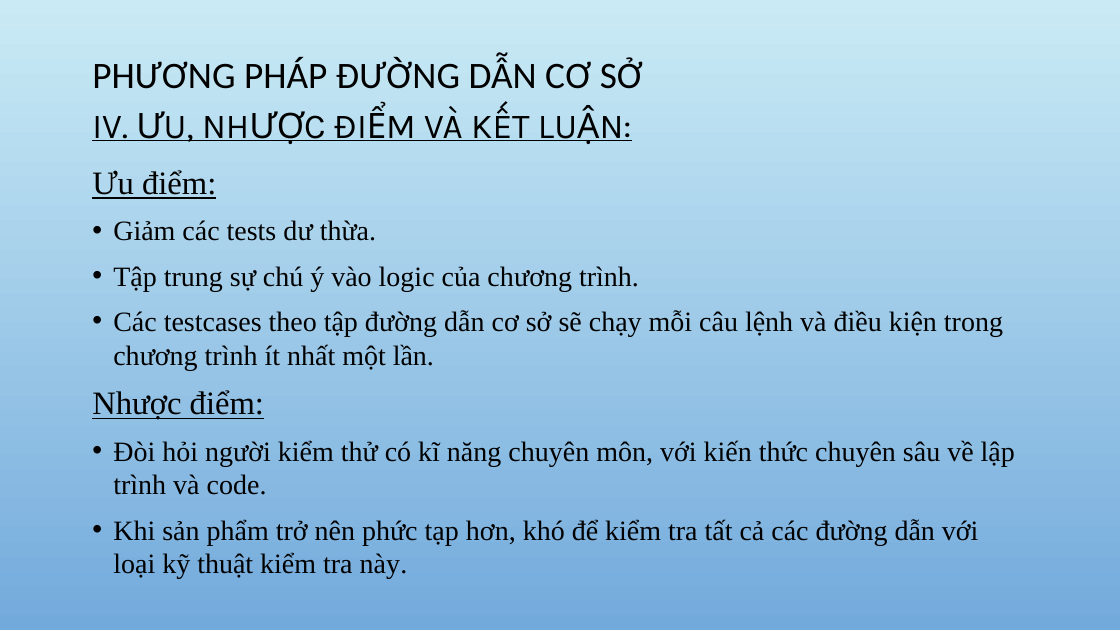
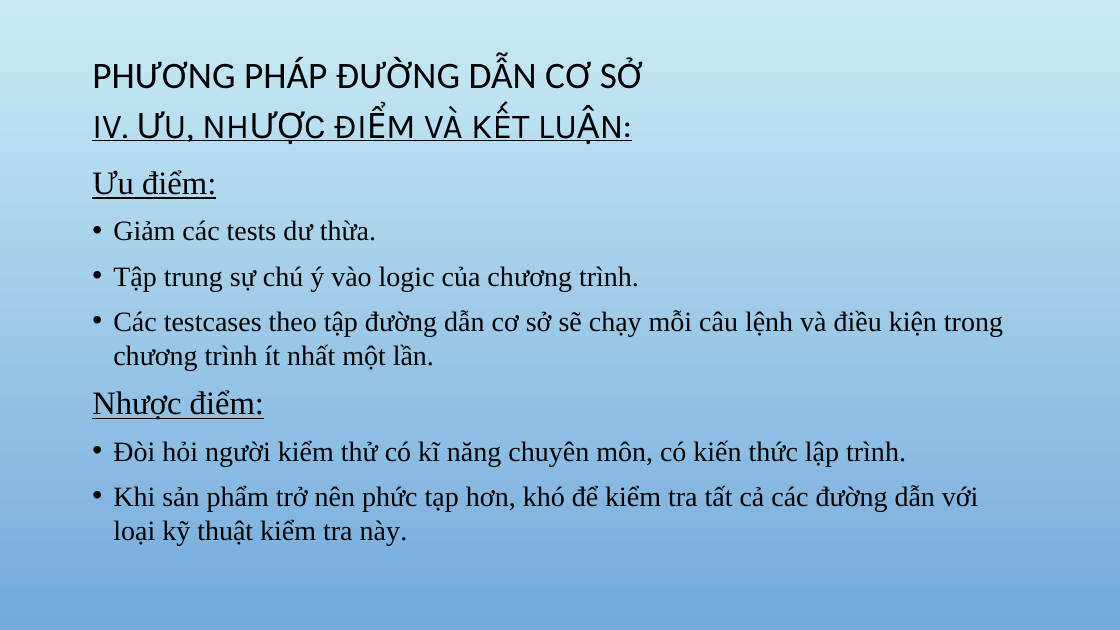
Before and after one commit to DoAnCNDD/CNDD, a slide deck: slide 20 of CNPM.pptx. Drawn at 1120x630 pixels with LibreOffice and Linux fonts; fonts in the diff are those of the drawing; background and template pictures are left out. Boxes give left, top, right and bottom in pixels: in the first picture for what was removed or moved away, otherwise in the second. Text is boxed around its words. In the diff, an @@ line names an element or a change of style, - is before the commit and + after.

```diff
--- a/CNPM.pptx
+++ b/CNPM.pptx
@@ text at [113, 440, 906, 466]: text changed @@
-• Đòi hỏi người kiểm thử có kĩ năng chuyên môn, với kiến thức chuyên sâu về lập trình và code.
+• Đòi hỏi người kiểm thử có kĩ năng chuyên môn, có kiến thức lập trình.
```
Also in this commit, not shown: 7 other slides changed, 5 other files.
